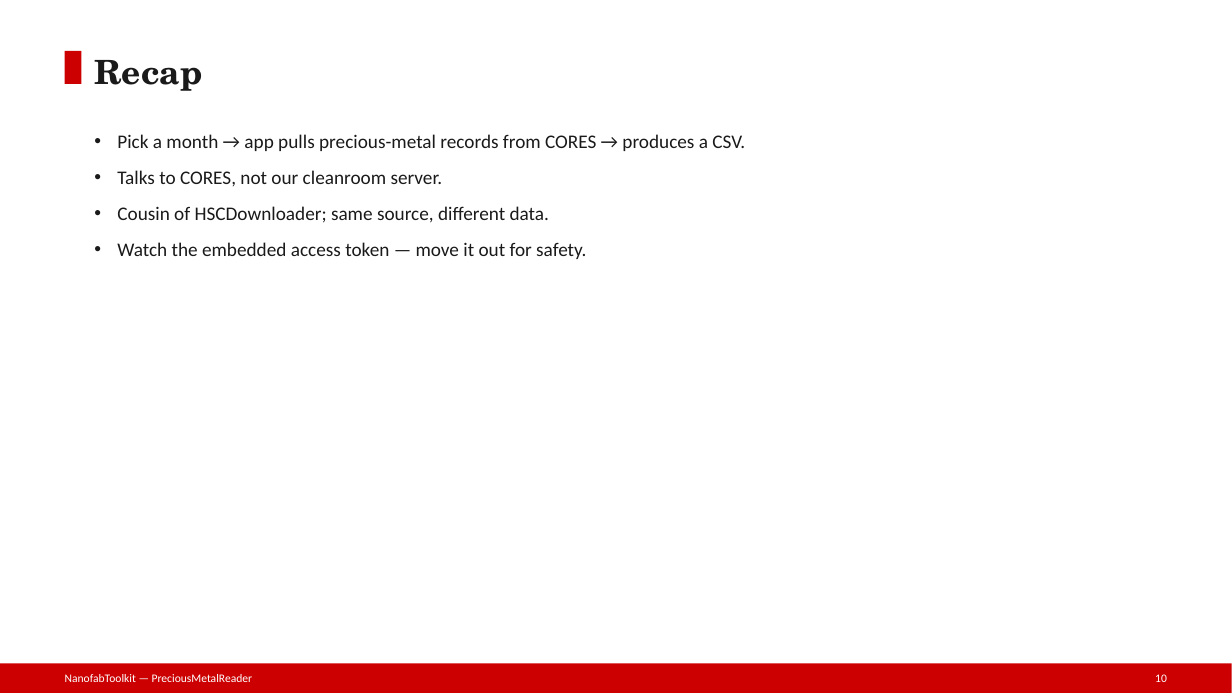
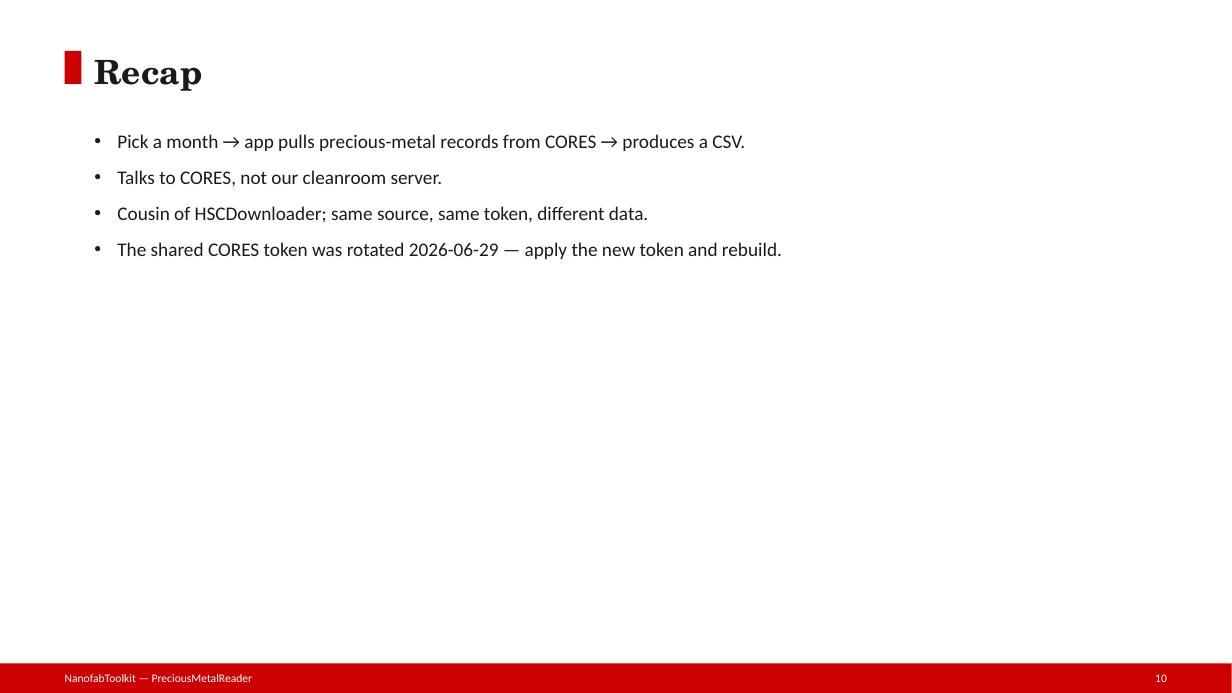
Before and after one commit to phelanhobbs/nanofab-documentation, a slide deck: slide 10 of presentation/NanofabToolkit/PreciousMetalReader/slides/PreciousMetalReader.pptx. Drawn at 1232x693 pixels with LibreOffice and Linux fonts; fonts in the diff are those of the drawing. Boxes give left, top, right and bottom in pixels: in the first picture for what was removed or moved away, otherwise in the second. Text is boxed around its words. In the diff, an @@ line names an element or a change of style, - is before the commit and + after.

Commit message:
docs: CORES bearer token rotated 2026-06-29 (hscdownloader) + shared PreciousMetalReader auth.py now 403

```diff
--- a/presentation/NanofabToolkit/PreciousMetalReader/slides/PreciousMetalReader.pptx
+++ b/presentation/NanofabToolkit/PreciousMetalReader/slides/PreciousMetalReader.pptx
@@ text at [117,206,782,259]: text changed @@
-• Cousin of HSCDownloader; same source, different data.
-• Watch the embedded access token — move it out for safety.
+• Cousin of HSCDownloader; same source, same token, different data.
+• The shared CORES token was rotated 2026-06-29 — apply the new token and rebuild.
```
Also in this commit, not shown: 1 other slide changed, 30 other files.
